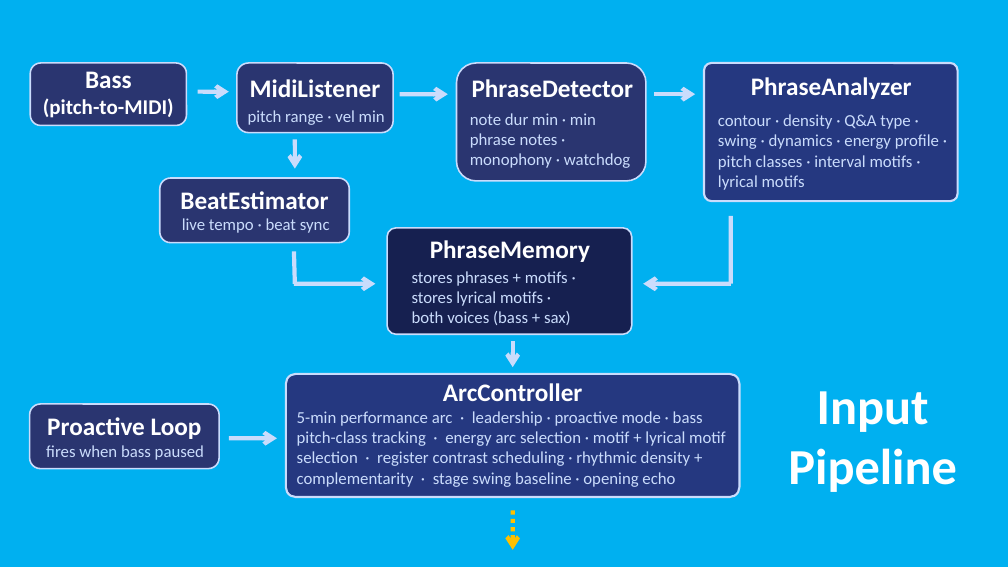
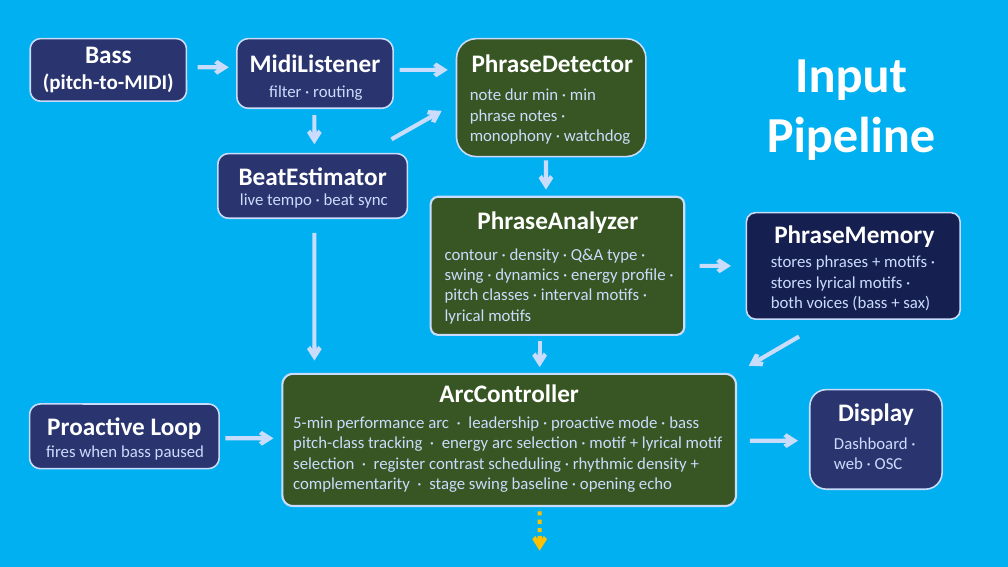
Before and after one commit to davidderoure/wolfson, a slide deck: slide 7 of docs/wolfson.pptx. Drawn at 1008x567 pixels with LibreOffice and Linux fonts; fonts in the diff are those of the drawing. Boxes give left, top, right and bottom in pixels: in the first picture for what was removed or moved away, otherwise in the second. Text is boxed around its words. In the diff, an @@ line names an element or a change of style, - is before the commit and + after.

```diff
--- a/docs/wolfson.pptx
+++ b/docs/wolfson.pptx
@@ 4 texts, 3 rounded rectangles, 2 arrows: place and size @@
-4 texts, 3 rounded rectangles, 2 arrows at (30, 63, 647, 181)
+4 texts, 3 rounded rectangles, 2 arrows at (30, 39, 647, 157)
@@ rounded rectangle at (457, 39, 647, 157): fill #2A3570 to #385723 @@
@@ text "Input Pipeline": place and size @@
-text "Input Pipeline" at (788, 391, 957, 492)
+text "Input Pipeline" at (767, 59, 936, 160)
@@ text at (269, 85, 362, 100): text changed @@
-pitch range · vel min
+filter · routing
@@ arrow moved from (295, 139) - (295, 169) to (315, 115) - (315, 144) @@
@@ arrow moved from (294, 284) - (376, 284) to (392, 139) - (442, 111) @@
@@ 2 texts, 1 rounded rectangle: place and size @@
-2 texts, 1 rounded rectangle at (160, 178, 349, 242)
+2 texts, 1 rounded rectangle at (218, 154, 408, 218)
@@ arrow added from (546, 160) to (546, 190), #CADCFC 4 pt @@
@@ 2 texts, 1 rounded rectangle: place and size @@
-2 texts, 1 rounded rectangle at (704, 63, 957, 201)
+2 texts, 1 rounded rectangle at (431, 197, 684, 335)
@@ rounded rectangle at (431, 197, 684, 335): fill #253880 to #385723 @@
@@ line moved from (294, 252) - (295, 284) to (315, 233) - (315, 361) @@
@@ line (315, 233) - (315, 361): line to arrow @@
@@ line removed from (731, 216) to (731, 284) @@
@@ rounded rectangle: place and size @@
-rounded rectangle at (387, 228, 632, 334)
+rounded rectangle at (746, 212, 960, 319)
@@ text "PhraseMemory": place and size @@
-text "PhraseMemory" at (430, 240, 590, 262)
+text "PhraseMemory" at (774, 225, 934, 247)
@@ arrow moved from (644, 284) - (731, 284) to (700, 266) - (731, 266) @@
@@ arrow (700, 266) - (731, 266): arrowheads changed @@
@@ text "stores phrases + motifs ·": place and size @@
-text "stores phrases + motifs ·" at (412, 271, 571, 325)
+text "stores phrases + motifs ·" at (771, 255, 930, 310)
@@ arrow moved from (513, 341) - (513, 368) to (540, 341) - (540, 368) @@
@@ arrow added from (799, 337) to (749, 366), #CADCFC 4 pt @@
@@ rounded rectangle: place and size @@
-rounded rectangle at (286, 374, 740, 498)
+rounded rectangle at (283, 374, 737, 507)
@@ rounded rectangle at (283, 374, 737, 507): fill #253880 to #385723 @@
@@ text "ArcController": place and size @@
-text "ArcController" at (443, 383, 582, 401)
+text "ArcController" at (439, 384, 578, 402)
@@ rounded rectangle added at (810, 389, 942, 489), fill #2A3570, outline #CADCFC 1.5 pt @@
@@ text "5-min performance arc · leadership ...": place and size @@
-text "5-min performance arc · leadership ..." at (297, 411, 726, 487)
+text "5-min performance arc · leadership ..." at (293, 416, 723, 492)
@@ text added at (838, 403, 914, 425), 24 pt, text #FFFFFF, bold @@
+Display
@@ arrow moved from (229, 439) - (277, 439) to (225, 439) - (274, 439) @@
@@ arrow moved from (654, 95) - (695, 95) to (750, 441) - (799, 441) @@
@@ text added at (834, 437, 908, 469), 16 pt, text #CADCFC @@
+Dashboard · web · OSC
@@ arrow moved from (513, 510) - (513, 550) to (540, 511) - (540, 551) @@
```
Also in this commit, not shown: 4 other slides changed, 1 other file.
